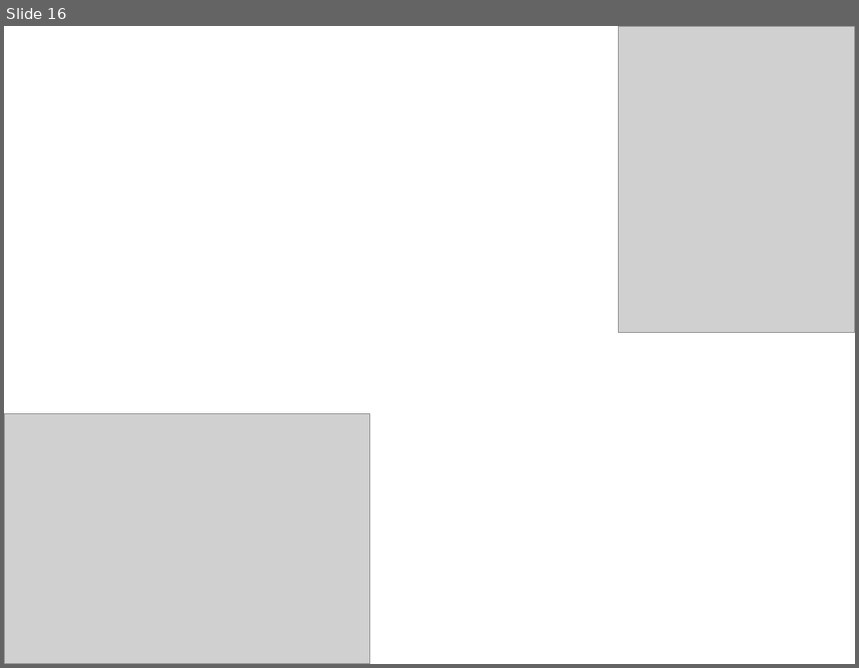
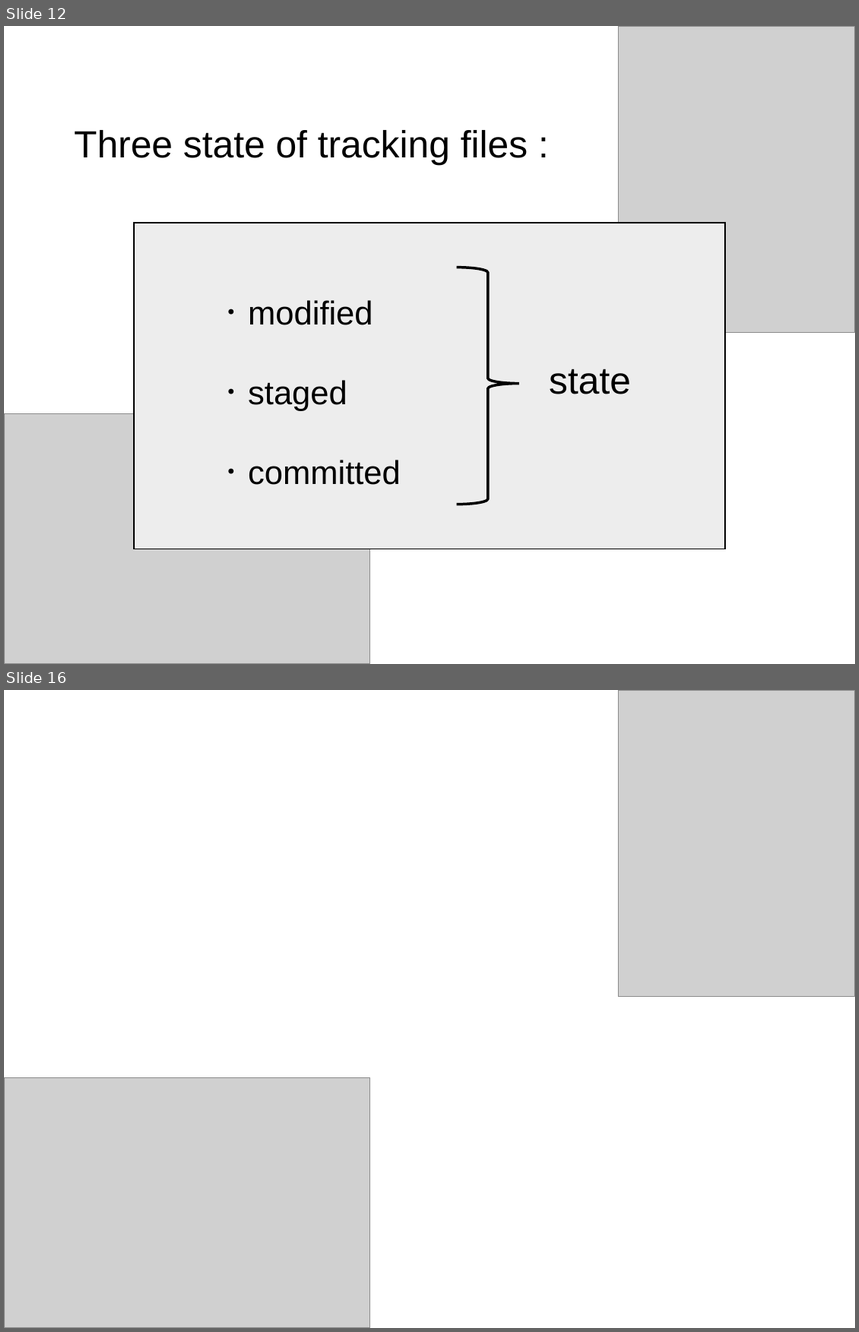
Before and after one commit to NCKU-BDA-2020/TA_Git_GitHub, a slide deck: TA_Class_III.pptx. Shown one above the other, each under a label of ours: slide 16 before the commit, slides 12 and 16 after it; the slides between them are not shown. The pictures are 859x668 and 859x1332 pixels, drawn with LibreOffice and Linux fonts; fonts in the diff are those of the drawing; grey boxes stand for pictures. Boxes give left, top, right and bottom in pixels: in the first picture for what was removed or moved away, otherwise in the second. Text is boxed around its words. In the diff, an @@ line names an element or a change of style, - is before the commit and + after.

```diff
--- a/TA_Class_III.pptx
+++ b/TA_Class_III.pptx
@@ slide 12 added at (4,26,855,664), background #FFFFFF @@
@@ picture added at (619,26,855,332) @@
@@ text added at (74,130,528,165), 32 pt, text #000000 @@
+Three state of tracking files :
@@ rectangle added at (134,223,725,549), fill #EDEDED, outline #000000 1 pt @@
@@ right brace added at (457,268,519,506), outline #000000 2.25 pt @@
@@ text added at (215,300,401,485), 28 pt, text #000000 @@
+．modified
+．staged
+．committed
@@ text added at (549,369,631,395), 32 pt, text #000000 @@
+state
@@ picture added at (4,414,370,664) @@
```
Also in this commit, not shown: 5 other slides added, 1 other file.
